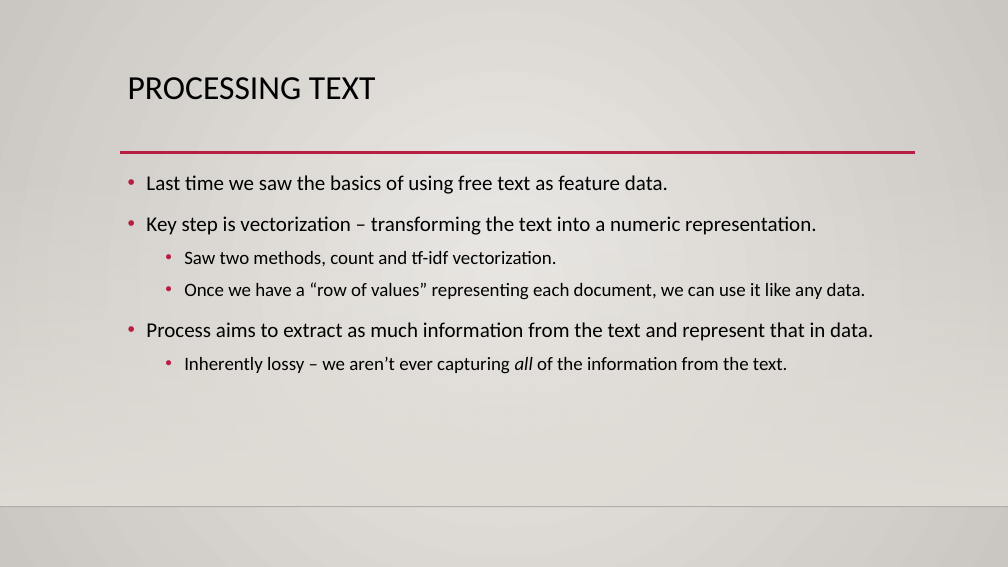
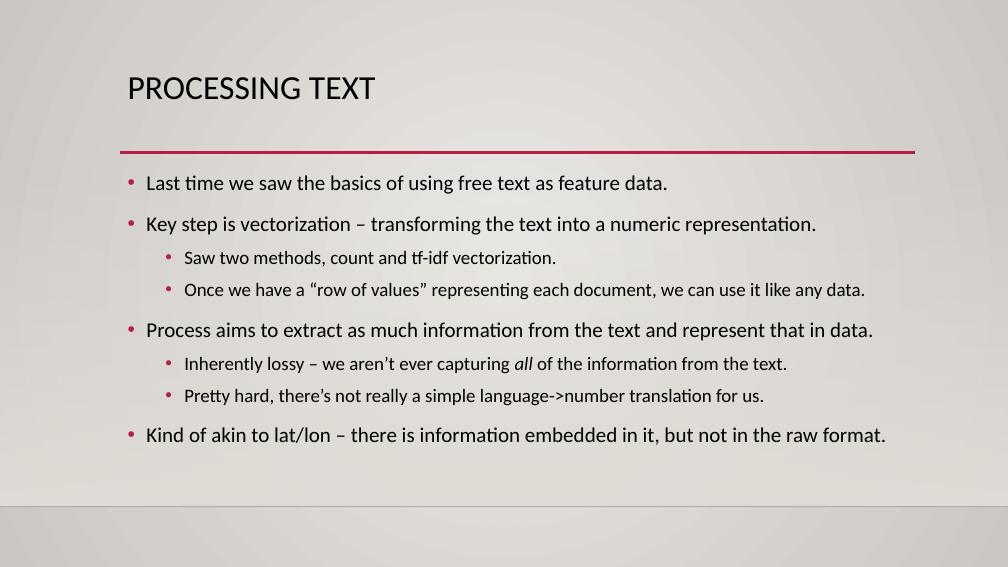
Before and after one commit to AkeemSemperDataScience/Intro_to_Machine_Learning_Students, a slide deck: slide 6 of reference_content/Slides/NLP_2.pptx (slide 3 before the commit). Drawn at 1008x567 pixels with LibreOffice and Linux fonts; fonts in the diff are those of the drawing; background and template pictures are left out. Boxes give left, top, right and bottom in pixels: in the first picture for what was removed or moved away, otherwise in the second. Text is boxed around its words. In the diff, an @@ line names an element or a change of style, - is before the commit and + after.

```diff
--- a/reference_content/Slides/NLP_2.pptx
+++ b/reference_content/Slides/NLP_2.pptx
@@ text at [146,389,886,445]: paragraphs added @@
+  • Pretty hard, there’s not really a simple language->number translation for us.
+• Kind of akin to lat/lon – there is information embedded in it, but not in the raw format.
```
Also in this commit, not shown: 12 other slides changed, 8 slides added, 3 other files.
